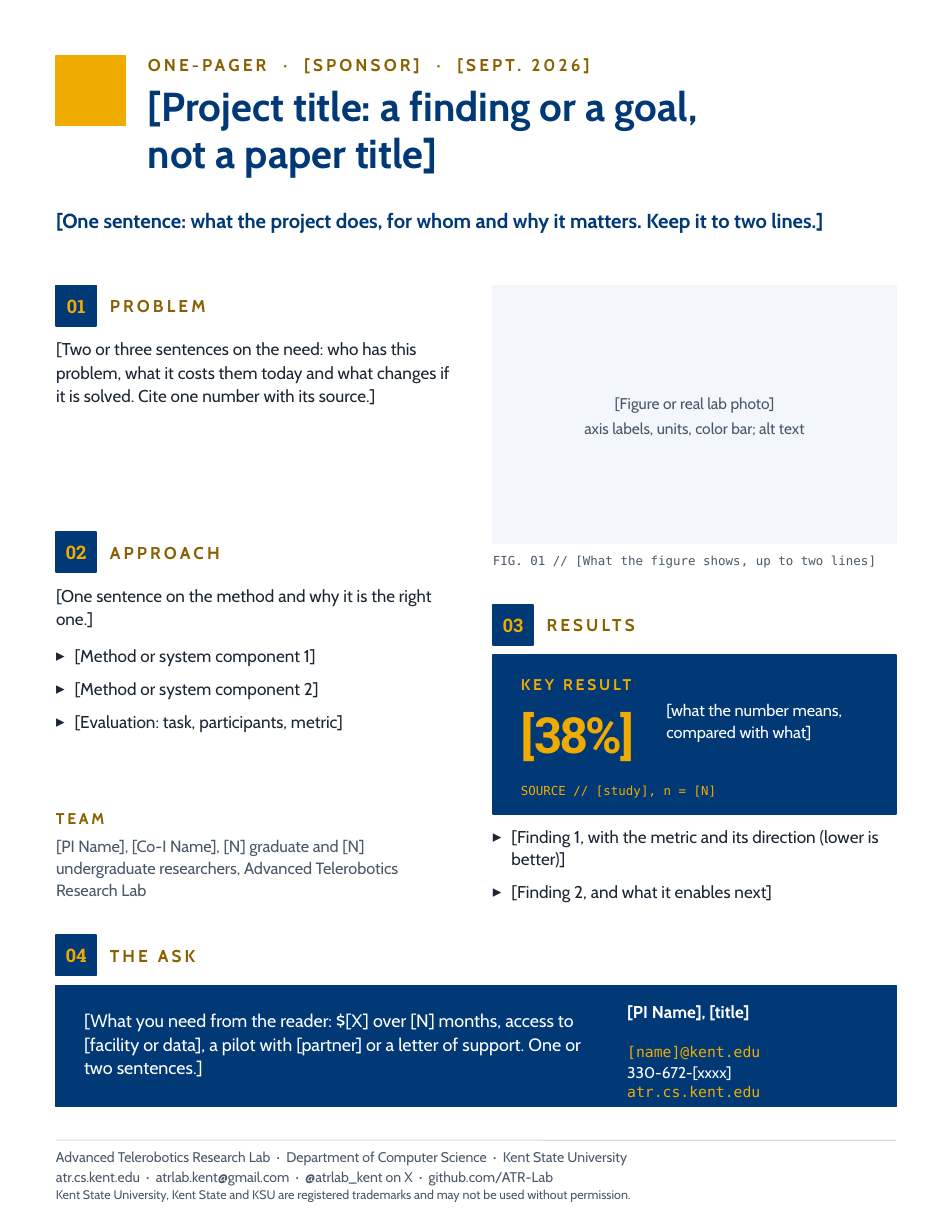
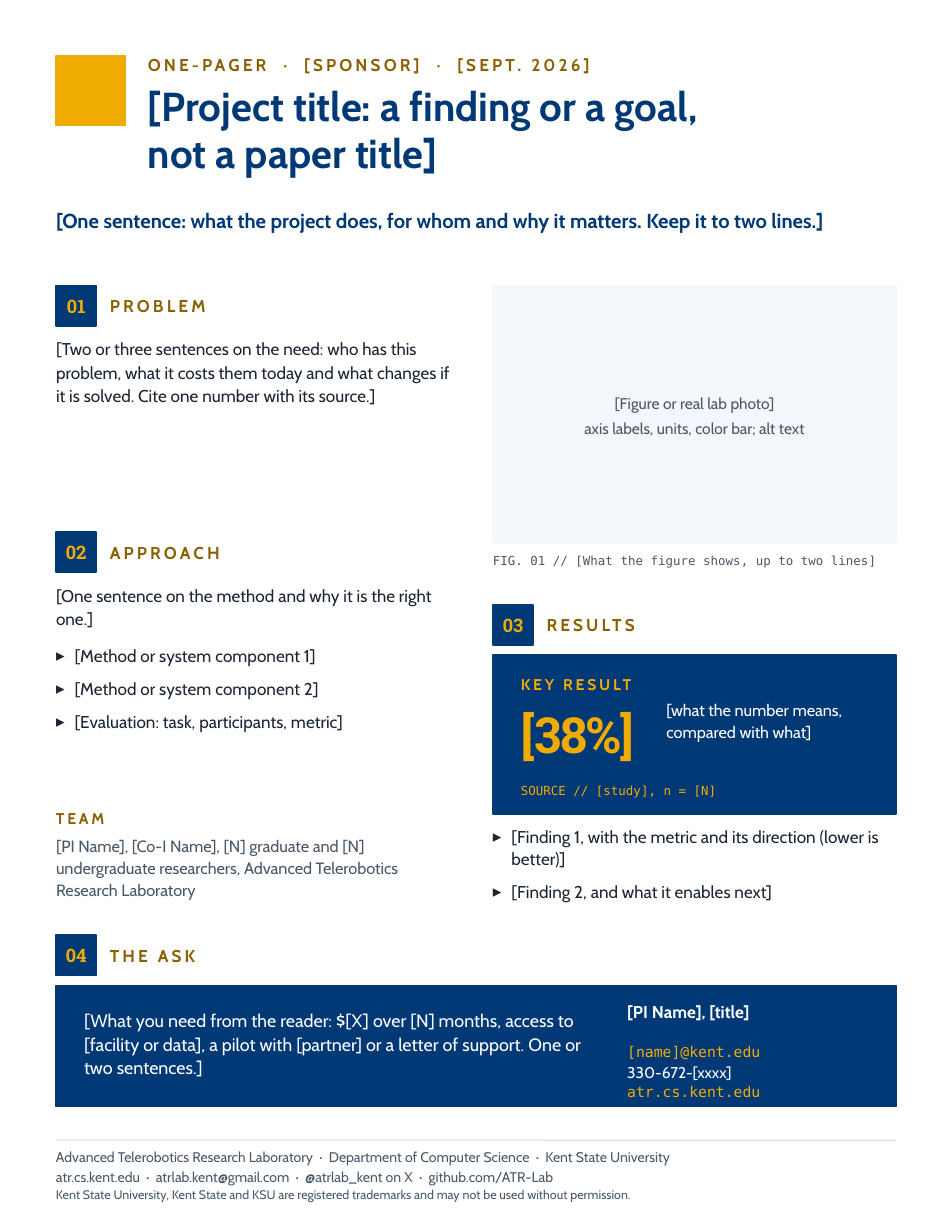
Before and after one commit to ATR-Lab/atr-lab-design-skill, a slide deck: slide 1 of atr-lab-design/assets/templates/ATR-One-Pager-Letter.pptx. Drawn at 952x1232 pixels with LibreOffice and Linux fonts; fonts in the diff are those of the drawing; background and template pictures are left out. Boxes give left, top, right and bottom in pixels: in the first picture for what was removed or moved away, otherwise in the second. Text is boxed around its words. In the diff, an @@ line names an element or a change of style, - is before the commit and + after.

```diff
--- a/atr-lab-design/assets/templates/ATR-One-Pager-Letter.pptx
+++ b/atr-lab-design/assets/templates/ATR-One-Pager-Letter.pptx
@@ text at [56,839,398,900]: text changed @@
-[PI Name], [Co-I Name], [N] graduate and [N] undergraduate researchers, Advanced Telerobotics Research Lab
+[PI Name], [Co-I Name], [N] graduate and [N] undergraduate researchers, Advanced Telerobotics Research Laboratory
@@ text at [56,1151,670,1166]: text changed @@
-Advanced Telerobotics Research Lab · Department of Computer Science · Kent State University
+Advanced Telerobotics Research Laboratory · Department of Computer Science · Kent State University
```
Also in this commit, not shown: 1 other slide changed, 57 other files.
